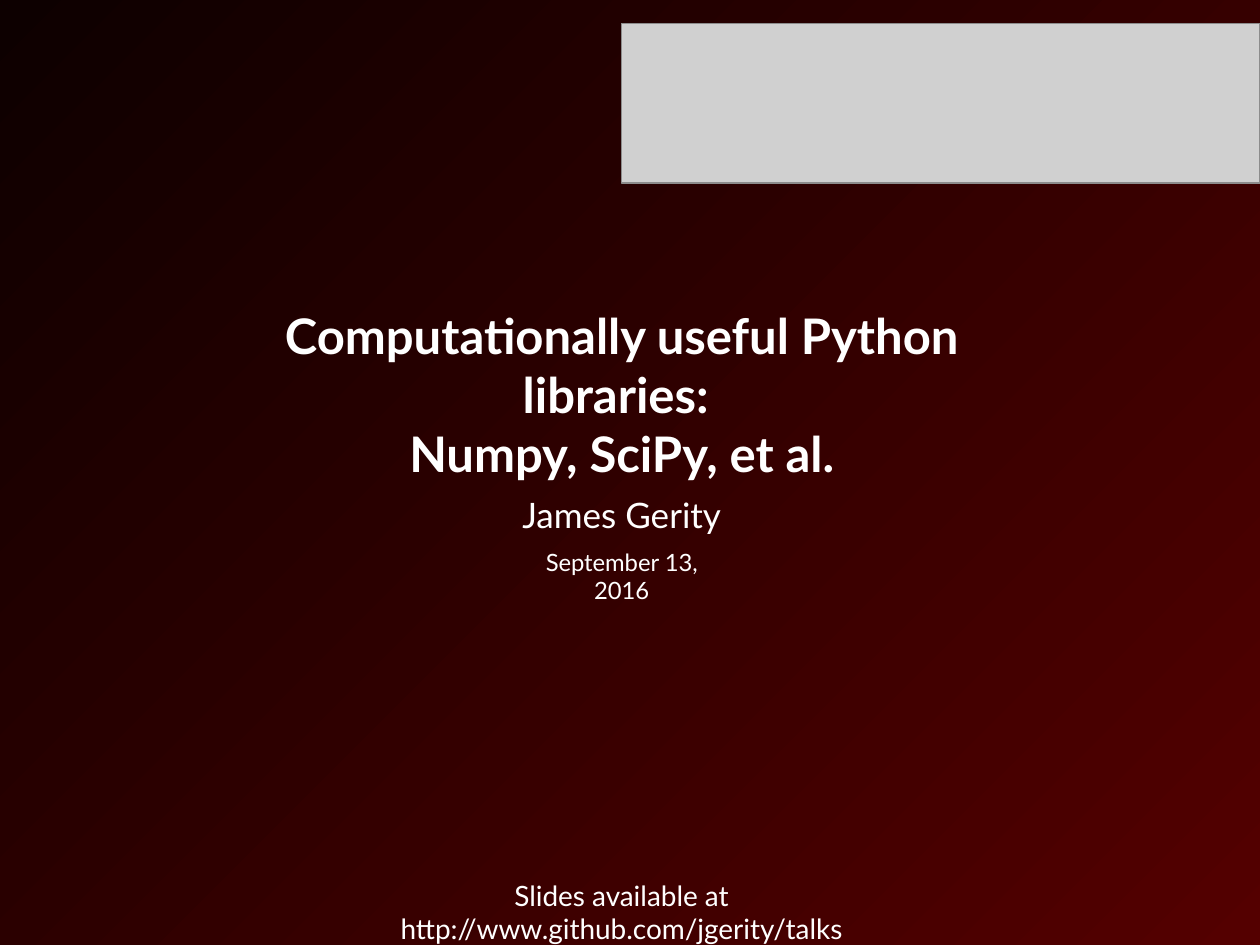
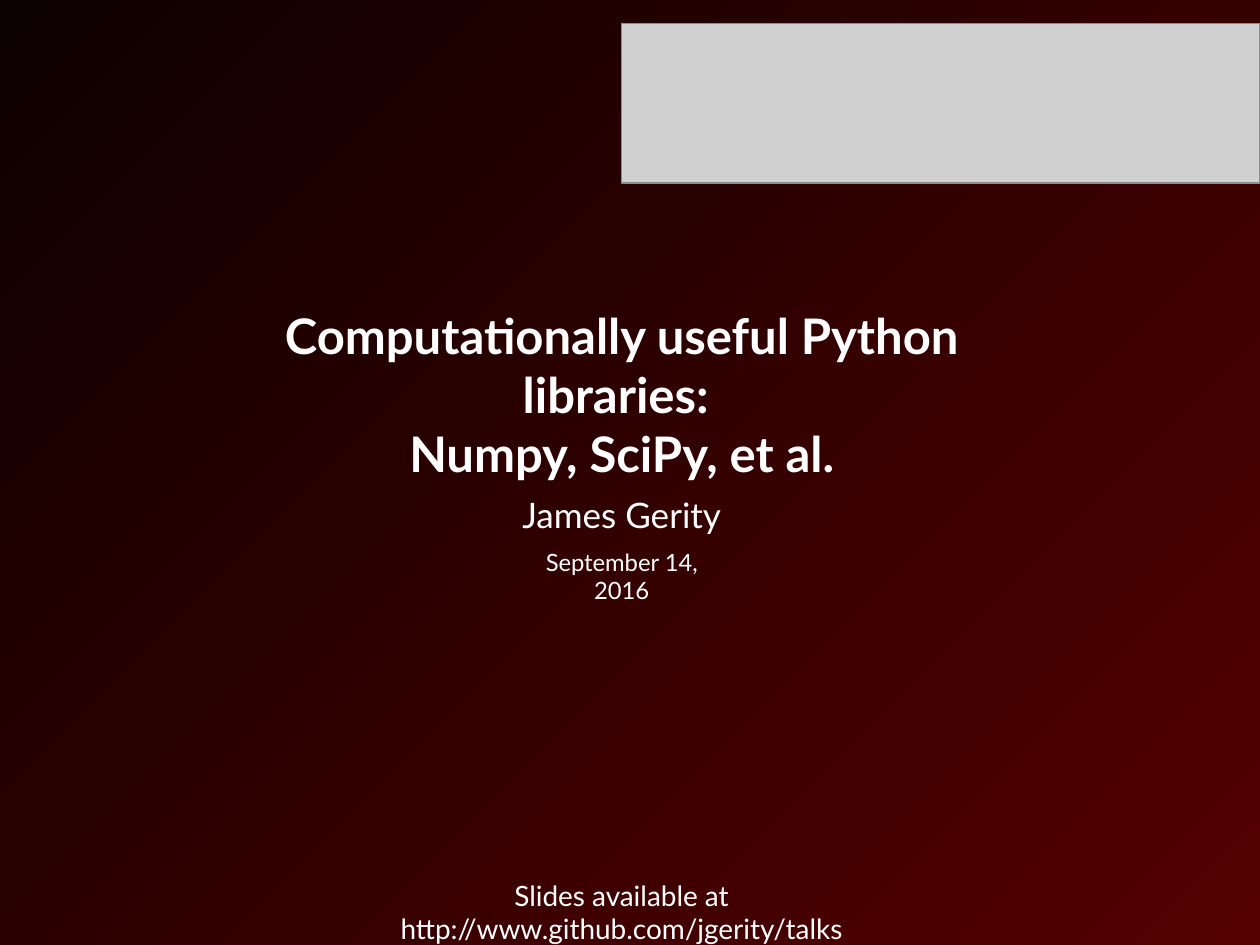
Before and after one commit to jgerity/talks, a slide deck: slide 1 of 2016/computing_workgroup/python_modules/python_scientific_modules.pptx. Drawn at 1260x945 pixels with LibreOffice and Linux fonts; fonts in the diff are those of the drawing; grey boxes stand for pictures; background and template pictures are left out. Boxes give left, top, right and bottom in pixels: in the first picture for what was removed or moved away, otherwise in the second. Text is boxed around its words. In the diff, an @@ line names an element or a change of style, - is before the commit and + after.

Commit message:
Cleaned up wording

```diff
--- a/2016/computing_workgroup/python_modules/python_scientific_modules.pptx
+++ b/2016/computing_workgroup/python_modules/python_scientific_modules.pptx
@@ text at [546,553,698,599]: text changed @@
-September 13, 2016
+September 14, 2016
```
Also in this commit, not shown: 1 other slide changed.
